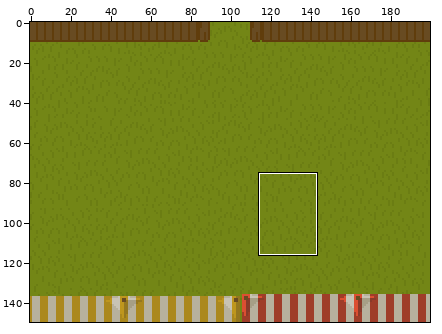
Two states of a sprite sheet, Images/RenfestFront.png. Above: a wide view before the commit, with the close-up outlined.
Close-up. Earlier state:
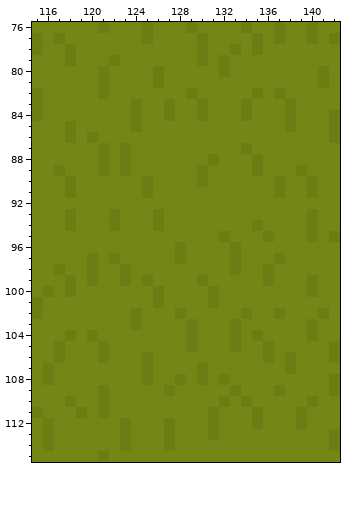
The file is 200x150 pixels. Shown: x 115..142, y 76..115. The commit also changed other parts of the picture, which this record leaves out.
Once edited:
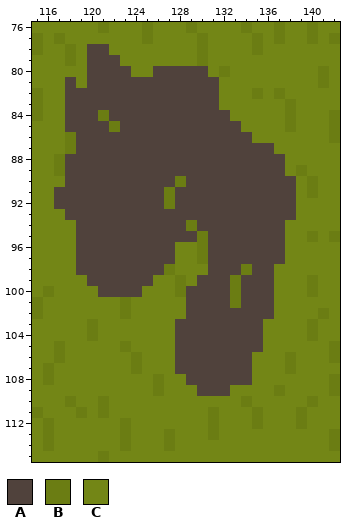
Palette (. is transparent): A #50423c  B #6b7d13  C #738616
From old to new:
@@ x 115..142 @@
  77 BCBCCCCCCCBCCCCBCCCCBCBCCBCB
- 78 BCCBCCCCCCCCCCCBCCBCBCCCCCCC
- 79 CCCBCCCBCCCCCCCBCBCCCCCCCCCC
- 80 CCCCCCBCCCCBCCCCCBCCCCCCCCBC
- 81 CCCCCCBCCCCBCCCCCCCCCCCCCCBC
- 82 BCCCCCBCCCCCCCBCCCCCBCBCCCCC
- 83 BCCCCCCCCBCCBCCBCCCBCCCBCCCC
- 84 BCCCCCCCCBCCBCCBCCCBCCCBCCCB
- 85 CCCBCCCCCBCCCCCCCCCCCCCBCCCB
- 86 CCCBCBCCCCCCCCCCCCCCCCCCCCCB
- 87 CCCCCCBCBCCCCCCCCCCBCCCCCCCC
- 88 CCCCCCBCBCCCCCCCBCCCBCCCCCCC
- 89 CCBCCCBCBCCCCCCBCCCCBCCCBCCC
- 90 CCCBCCCCCCBCCCCBCCCCCCBCCBCC
- 91 CCCBCCCCCCBCCCCCCCCCCCBCCBCC
- 92 CCCCCCCCCCCCCCCCCCCCCCCCCCCC
- 93 CCCBCCCBCCCBCCCCCCCCCCCCCBCC
- 94 CCCBCCCBCCCBCCCCCCCCBCCCCBCC
- 95 CCCCCCCCCCCCCCCCCBCCCBCCCBCB
- 96 CCCCCCCCCCCCCBCCCCBCCCCCCCCC
- 97 CCCCCBCBCCCCCBCCCCBCCCBCCCCC
- 98 CCBCCBCCBCCCCCCCCCBCCBCCCCCC
- 99 CCCBCBCCBCBCCCCBCCCCCBCCCBCC
-100 CBCBCCCCCCCBCCCCBCCCCCCCCBCC
-101 BCCCCCCCCCCBCCCCBCCCCCCCCCCC
-102 BCCCCCCCCBCCCBCCCCCBCCBCCCBC
-103 CCCCCCCCCBCCCCBCCCBCCCCCCBCC
-104 CCCBCBCCCCCCCCBCCCBCBCCCCBCC
-105 CCBCCCBCCCCCCCBCCCBCCBCCCCCB
-106 CCBCCCBCCCBCCCCCCCCCCBCBCCCB
-107 CBCCCCCCCCBCCCCBCCCCCCCBCCCC
-108 CBCCCCCCCCBCCBCBCBCCCCCCCCCB
-109 CCCCCCBCCCCCBCCCCCBCCCBCCCCB
-110 CCCBCCBCCCCCCCCCCBCBCCCCCBCC
+ 78 BCCBCAACCCCCCCCBCCCCBCCCCCCC
+ 79 CCCBCAAACCCCCCCBCCCCCCCCCCCC
+ 80 CCCCCAAAACCAAAAACBCCCCCCCCBC
+ 81 CCCACAAAAAAAAAAAACCCCCCCCCBC
+ 82 BCCAAAAAAAAAAAAAACCCBCBCCCCC
+ 83 BCCAAAAAAAAAAAAAACCCCCCBCCCC
+ 84 BCCAAABAAAAAAAAAAACCCCCBCCCB
+ 85 CCCAAAABAAAAAAAAAAACCCCBCCCB
+ 86 CCCBAAAAAAAAAAAAAAAACCCCCCCB
+ 87 CCCBAAAAAAAAAAAAAAAAAACCCCCC
+ 88 CCBAAAAAAAAAAAAAAAAAAAACCCCC
+ 89 CCBAAAAAAAAAAAAAAAAAAAACBCCC
+ 90 CCCAAAAAAAAAABAAAAAAAAAACBCC
+ 91 CCAAAAAAAAAABAAAAAAAAAAACBCC
+ 92 CCAAAAAAAAAABAAAAAAAAAAACCCC
+ 93 CCCAAAAAAAAAAAAAAAAAAAAACCCC
+ 94 CCCCAAAAAAAAAABAAAAAAAACCCCC
+ 95 CCCCAAAAAAAAAAABAAAAAAACCBCB
+ 96 CCCCAAAAAAAAACCBAAAAAAACCCCC
+ 97 CCCCAAAAAAAAACCBAAAAAAACCCCC
+ 98 CCCCAAAAAAAABCCCAAABAACCCCCC
+ 99 CCCCCAAAAAACCBCAAABAAACCCBCC
+100 CBCCCCAAAACCCBAAAABAAACCCBCC
+101 BCCCCCCCBCCCCCAAAABAAACCCCCC
+102 BCCCCCCCBCCCCCAAAAAAAACCCCBC
+103 CCCCCBCCCCCCCAAAAAAAACCCCBCC
+104 CCCCCBCCCCCCCAAAAAAAACCCCBCC
+105 CCBCCCCCBCCCCAAAAAAAACCCCCCB
+106 CCBCCCCCCBCCCAAAAAAACCCBCCCB
+107 CBCCCCCCCBCCCAAAAAAACCCBCCCC
+108 CBCCCCCCCCCBCCAAAAAACCCCCCCB
+109 CCCCCCCCCCCBCCCAAACCCCBCCCCB
+110 CCCBCCBCCCCCCCCCCCCBCCCCCBCC
 111 BCCCBCBCCCCCCCCCBCCCBCCCBCCC
-112 CBCCCCCCBCCCBCCCBCCCBCCCBCCC
+112 CBCCCCCCBCCCCCCCBCCCBCCCBCCC
 113 CBCCCCCCBCCCBCCCBCCCCCCCCCCB
Pixel boxes of the changes (left, top, right, bottom) in both close-ups:
changed: (54, 44, 318, 429)
